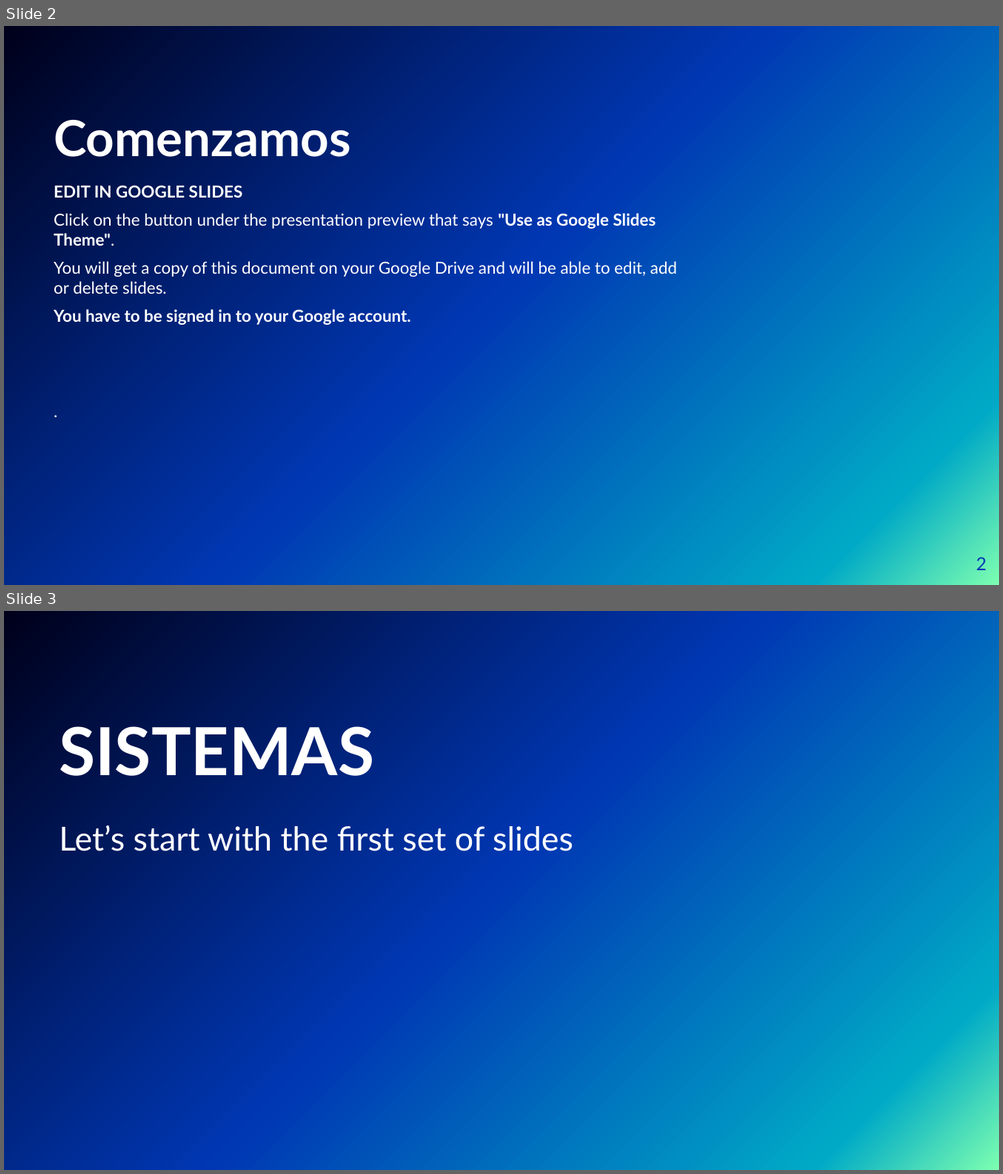
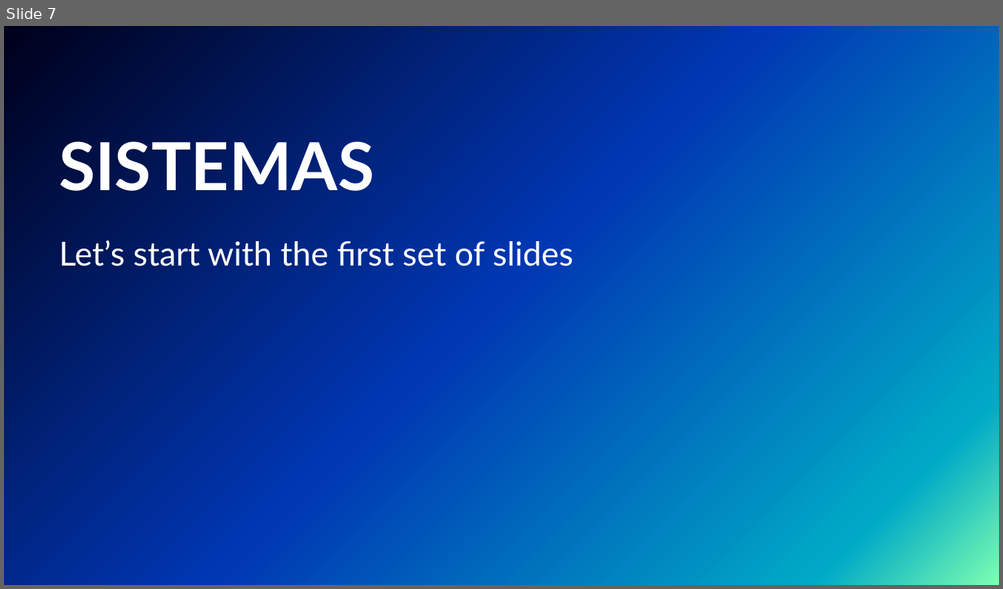
Before and after one commit to Tiinocm/ProyectoIntegrado, a slide deck: carles/presentacion de cronos.pptx. Shown one above the other, each under a label of ours: slides 2 and 3 before the commit, slide 7 after it. The pictures are 1003x1174 and 1003x589 pixels, drawn with LibreOffice and Linux fonts; fonts in the diff are those of the drawing; background and template pictures are left out. Boxes give left, top, right and bottom in pixels: in the first picture for what was removed or moved away, otherwise in the second. Text is boxed around its words. In the diff, an @@ line names an element or a change of style, - is before the commit and + after.

```diff
--- a/carles/presentacion de cronos.pptx
+++ b/carles/presentacion de cronos.pptx
@@ slide 2 removed at [4, 26, 999, 585], background picture (left out) @@
@@ title removed at [54, 113, 351, 157] @@
-Comenzamos
@@ text removed at [54, 185, 677, 325] @@
-EDIT IN GOOGLE SLIDES
-Click on the button under the presentation preview that says "Use as Google Slides Theme".
-You will get a copy of this document on your Google Drive and will be able to edit, add or delete slides.
-You have to be signed in to your Google account.
@@ text removed at [54, 401, 709, 526] @@
-.
@@ page number removed at [976, 557, 986, 571] @@
-2
@@ what was slide 3 is now slide 7 @@
```
Also in this commit, not shown: 2 slides changed, 5 slides added.
